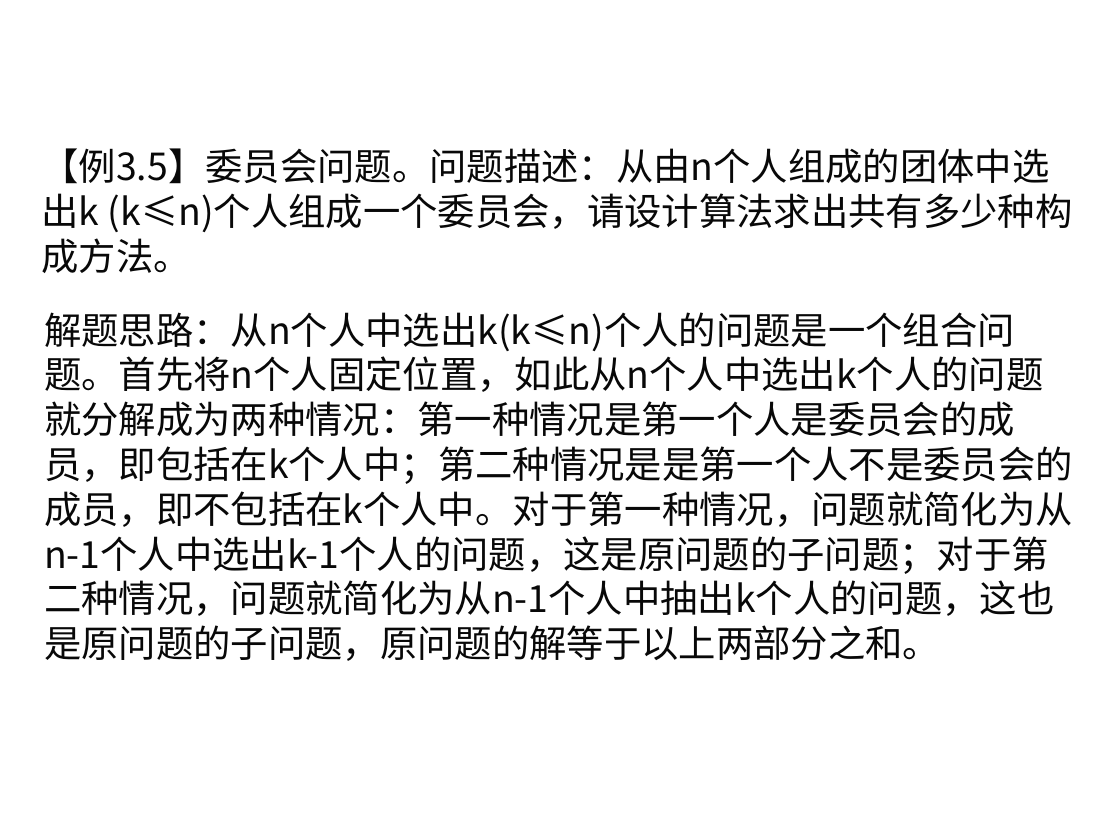
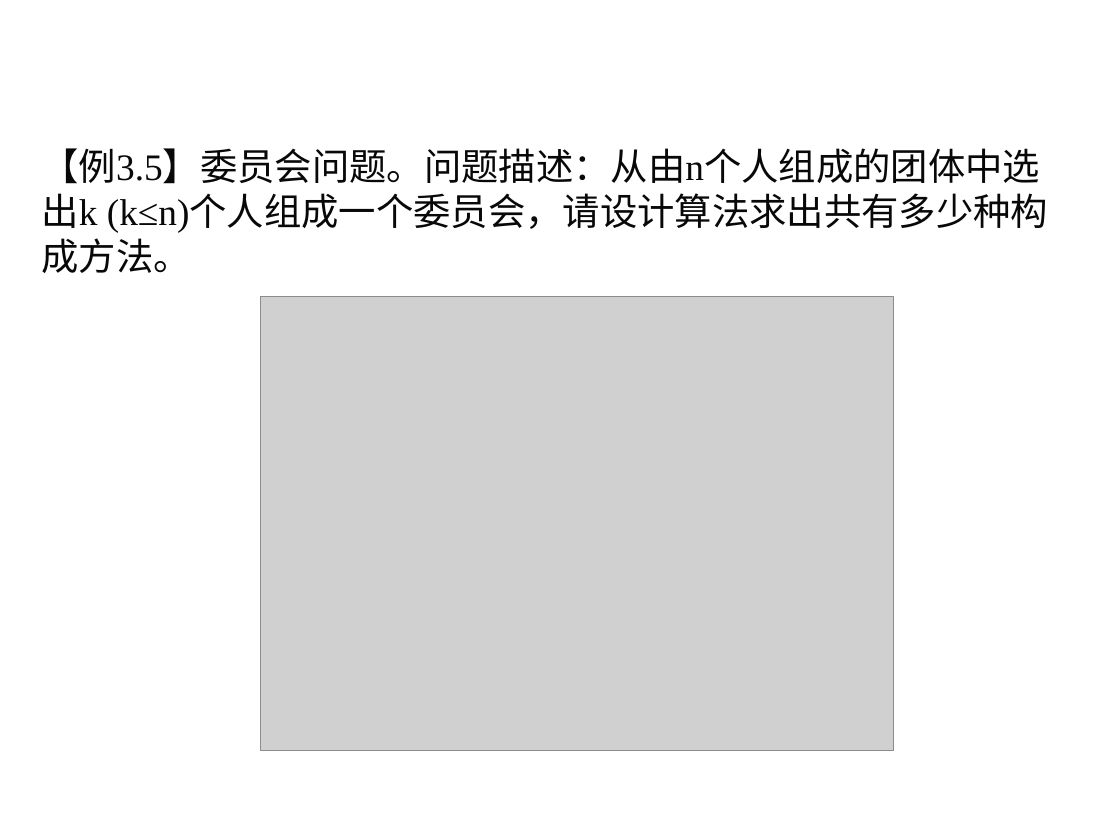
Before and after one commit to liutongling/DP, a slide deck: slide 21 of file/第3章 分治法计.pptx (slide 22 before the commit). Drawn at 1120x840 pixels with LibreOffice and Linux fonts; fonts in the diff are those of the drawing; grey boxes stand for pictures; background and template pictures are left out. Boxes give left, top, right and bottom in pixels: in the first picture for what was removed or moved away, otherwise in the second. Text is boxed around its words. In the diff, an @@ line names an element or a change of style, - is before the commit and + after.

```diff
--- a/file/第3章 分治法计.pptx
+++ b/file/第3章 分治法计.pptx
@@ text "【例3.5】委员会问题。问题描述：从由n个人组成的团体中选出k (k≤n)个人组成一个委员会，请设计算法求出共有多少种构 ..." at (x1=41, y1=148, x2=1048, y2=273): font Noto Sans CJK SC to Times New Roman @@
@@ picture added at (x1=260, y1=297, x2=893, y2=750) @@
@@ text removed at (x1=44, y1=312, x2=1073, y2=661) @@
-解题思路：从n个人中选出k(k≤n)个人的问题是一个组合问题。首先将n个人固定位置，如此从n个人中选出k个人的问题就分解成为两种情况：第一种情况是第一个人是委员会的成员，即包括在k个人中；第二种情况是是第一个人不是委员会的成员，即不包括在k个人中。对于第一种情况，问题就简化为从n-1个人中选出k-1个人的问题，这是原问题的子问题；对于第二种情况，问题就简化为从n-1个人中抽出k个人的问题，这也是原问题的子问题，原问题的解等于以上两部分之和。
```
Also in this commit, not shown: 14 other slides changed, 15 slides added, 8 slides removed, 2 other files.
